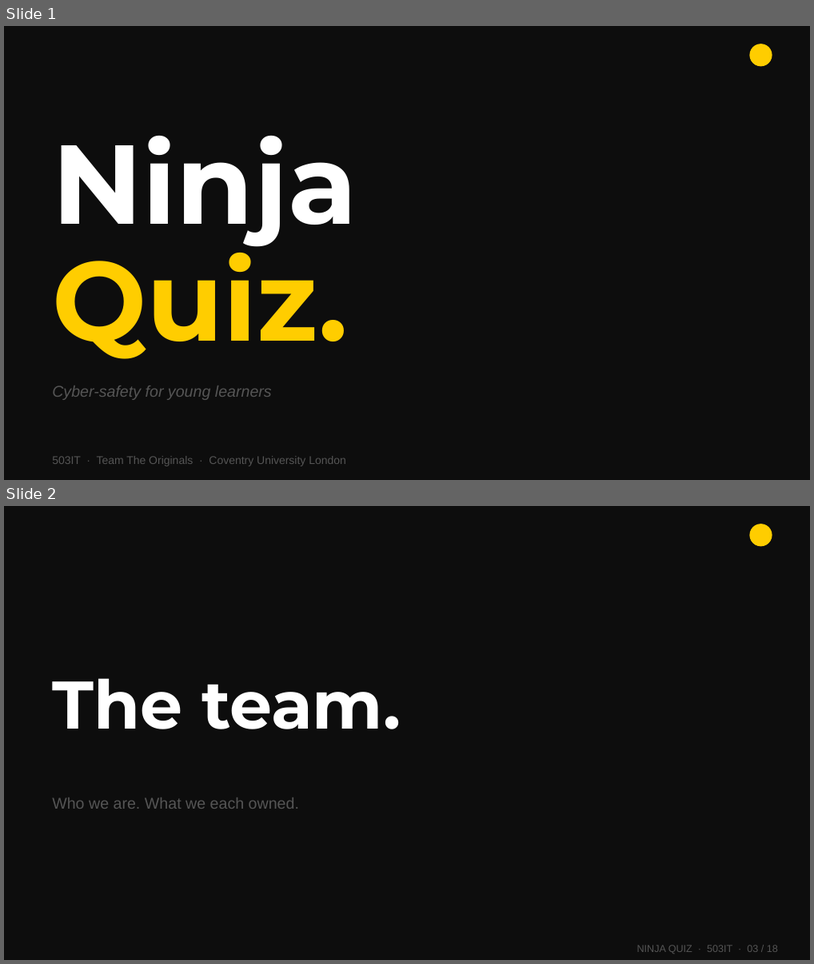
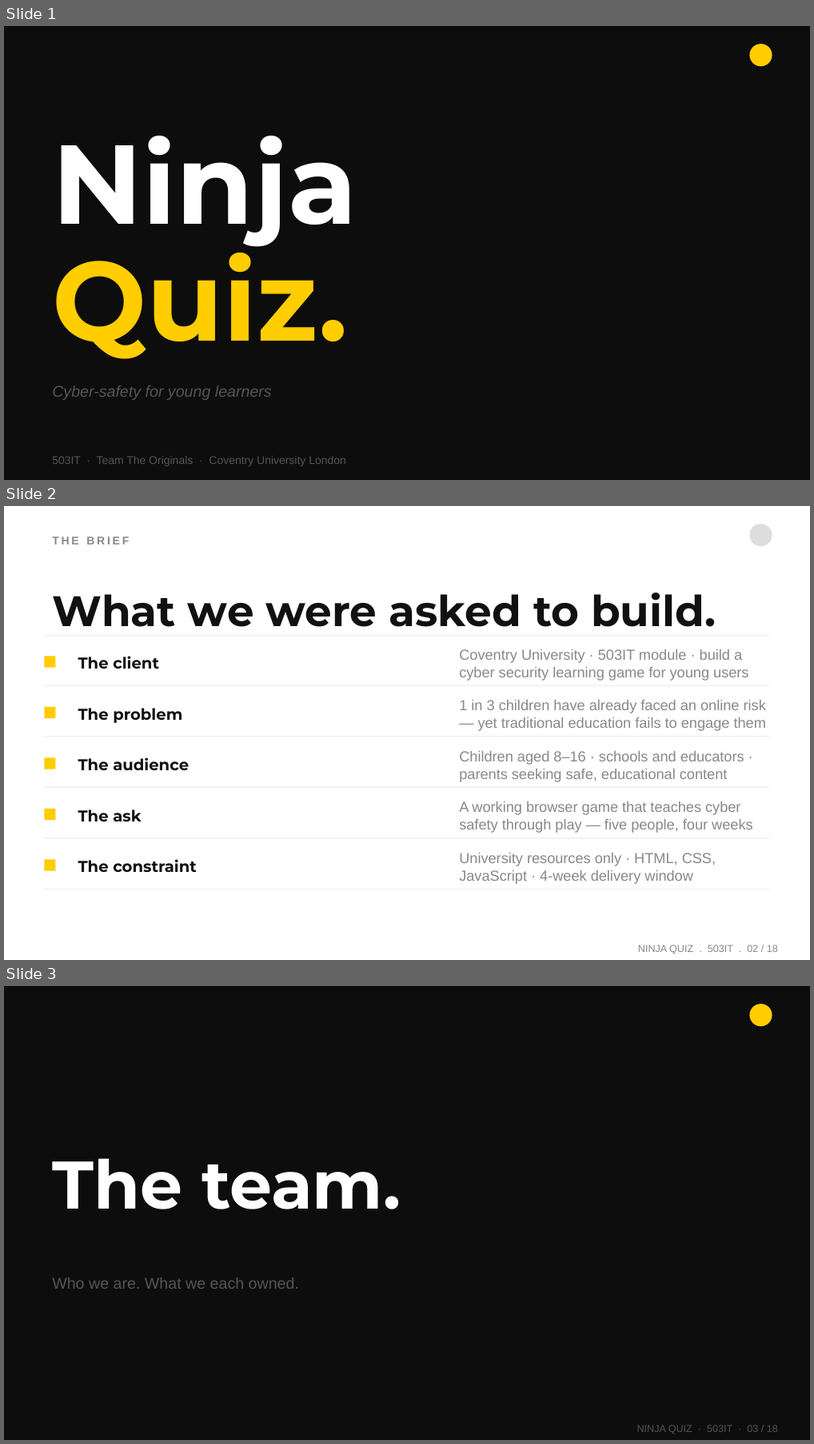
Before and after one commit to wlaa41/CoventryUniversity_503IT_Originals, a slide deck: NinjaQuiz-Presentation.pptx. Shown one above the other, each under a label of ours: slides 1 and 2 before the commit, slides 1, 2 and 3 after it. The pictures are 814x964 and 814x1444 pixels, drawn with LibreOffice and Linux fonts; fonts in the diff are those of the drawing. Boxes give left, top, right and bottom in pixels: in the first picture for what was removed or moved away, otherwise in the second. Text is boxed around its words. In the diff, an @@ line names an element or a change of style, - is before the commit and + after.

Commit message:
pptx: add THE BRIEF slide (slide 2) Insert context slide before the team section — covers the client, the problem (1 in 3 children face online risks), target audience, the ask, and constraints. Matches existing slide style exactly.

```diff
--- a/NinjaQuiz-Presentation.pptx
+++ b/NinjaQuiz-Presentation.pptx
@@ slide 2 added at (4,506,810,960), background #FFFFFF @@
@@ ellipse added at (750,524,773,546), fill #DDDDDD @@
@@ text added at (52,536,129,544), 10 pt, text #888888, bold @@
+THE BRIEF
@@ text added at (52,592,716,627), 38 pt, text #111111, bold @@
+What we were asked to build.
@@ rectangle added at (44,635,770,636), fill #EEEEEE @@
@@ text added at (459,649,749,680), 13 pt, text #888888 @@
+Coventry University · 503IT module · build a cyber security learning game for young users
@@ rectangle added at (44,656,56,668), fill #FFCD00 @@
@@ text added at (78,656,159,668), 14 pt, text #111111, bold @@
+The client
@@ rectangle added at (44,685,770,686), fill #EEEEEE @@
@@ rectangle added at (44,707,56,718), fill #FFCD00 @@
@@ text added at (78,708,182,723), 14 pt, text #111111, bold @@
+The problem
@@ text added at (459,700,766,731), 13 pt, text #888888 @@
+1 in 3 children have already faced an online risk — yet traditional education fails to engage them
@@ rectangle added at (44,736,770,736), fill #EEEEEE @@
@@ rectangle added at (44,757,56,769), fill #FFCD00 @@
@@ text added at (78,757,189,770), 14 pt, text #111111, bold @@
+The audience
@@ text added at (459,751,745,782), 13 pt, text #888888 @@
+Children aged 8–16 · schools and educators · parents seeking safe, educational content
@@ rectangle added at (44,787,770,788), fill #EEEEEE @@
@@ rectangle added at (44,808,56,820), fill #FFCD00 @@
@@ text added at (78,809,141,821), 14 pt, text #111111, bold @@
+The ask
@@ text added at (459,801,754,832), 13 pt, text #888888 @@
+A working browser game that teaches cyber safety through play — five people, four weeks
@@ rectangle added at (44,837,770,838), fill #EEEEEE @@
@@ rectangle added at (44,860,56,871), fill #FFCD00 @@
@@ text added at (78,859,197,872), 14 pt, text #111111, bold @@
+The constraint
@@ text added at (459,852,716,884), 13 pt, text #888888 @@
+University resources only · HTML, CSS, JavaScript · 4-week delivery window
@@ rectangle added at (44,888,770,889), fill #EEEEEE @@
@@ text added at (638,944,778,953), 9 pt, text #888888 @@
+NINJA QUIZ . 503IT . 02 / 18
@@ what was slide 2 is now slide 3 @@
```
